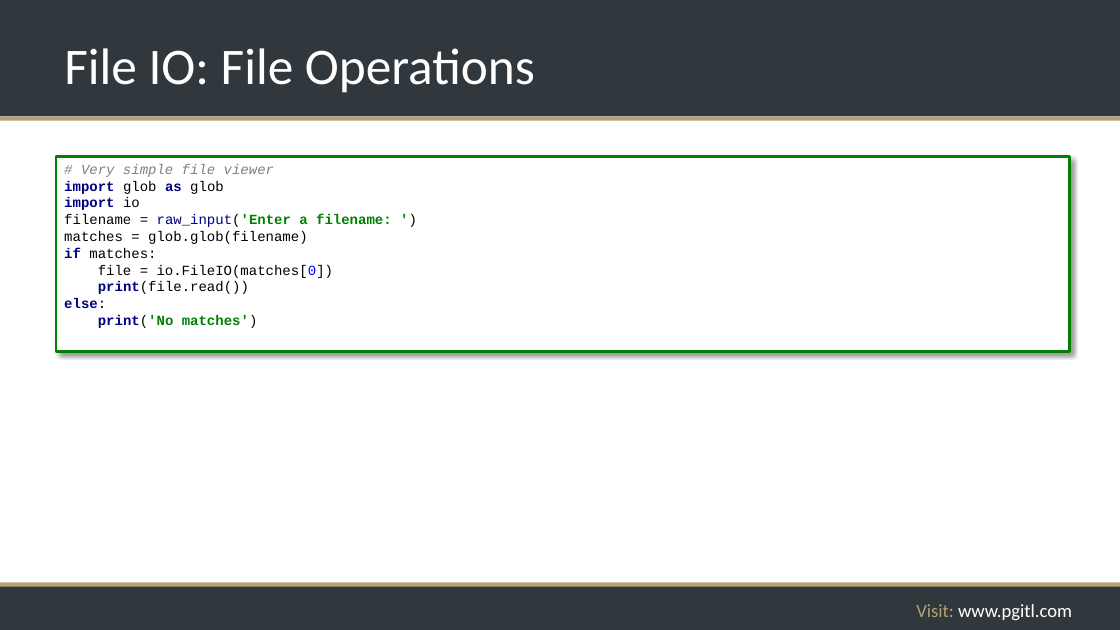
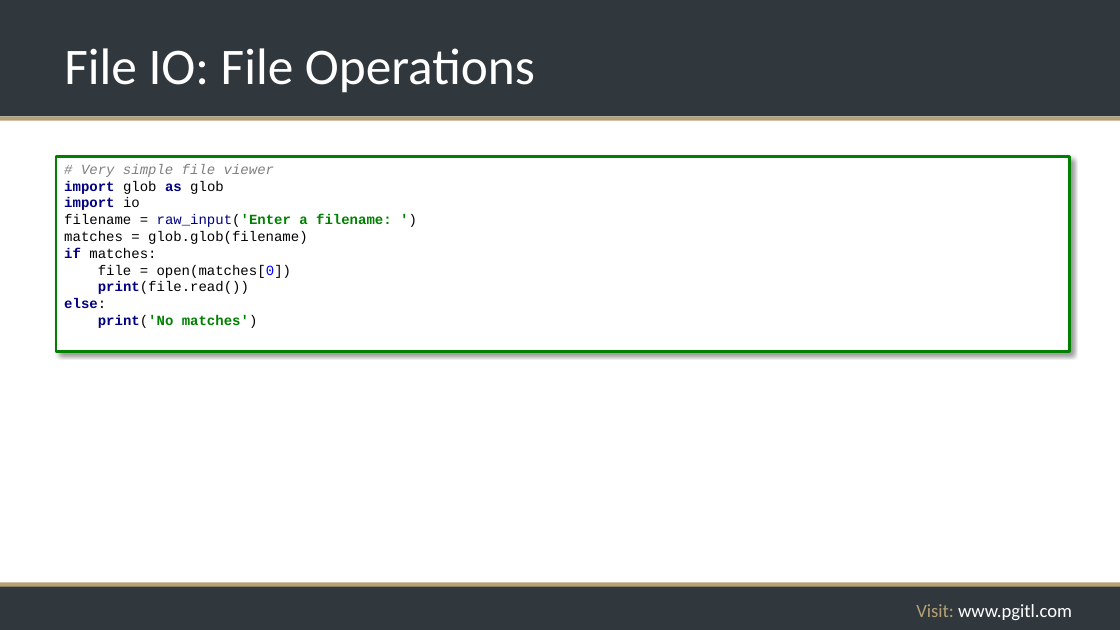
Before and after one commit to rikkouri/project-a, a slide deck: slide 113 of Programming Foundations.pptx. Drawn at 1120x630 pixels with LibreOffice and Linux fonts; fonts in the diff are those of the drawing; background and template pictures are left out. Boxes give left, top, right and bottom in pixels: in the first picture for what was removed or moved away, otherwise in the second. Text is boxed around its words. In the diff, an @@ line names an element or a change of style, - is before the commit and + after.

```diff
--- a/Programming Foundations.pptx
+++ b/Programming Foundations.pptx
@@ text in rectangle at [64,164,392,328]: text changed @@
-# Very simple file viewer
-import glob as glob
-import io
-filename = raw_input('Enter a filename: ')
-matches = glob.glob(filename)
-if matches:
-file = io.FileIO(matches[0])
-print(file.read())
-else:
-print('No matches')
+# Very simple file viewer
+import glob as glob
+import io
+filename = raw_input('Enter a filename: ')
+matches = glob.glob(filename)
+if matches:
+file = open(matches[0])
+print(file.read())
+else:
+print('No matches')
```
Also in this commit, not shown: 147 other slides changed, 1 other file.
